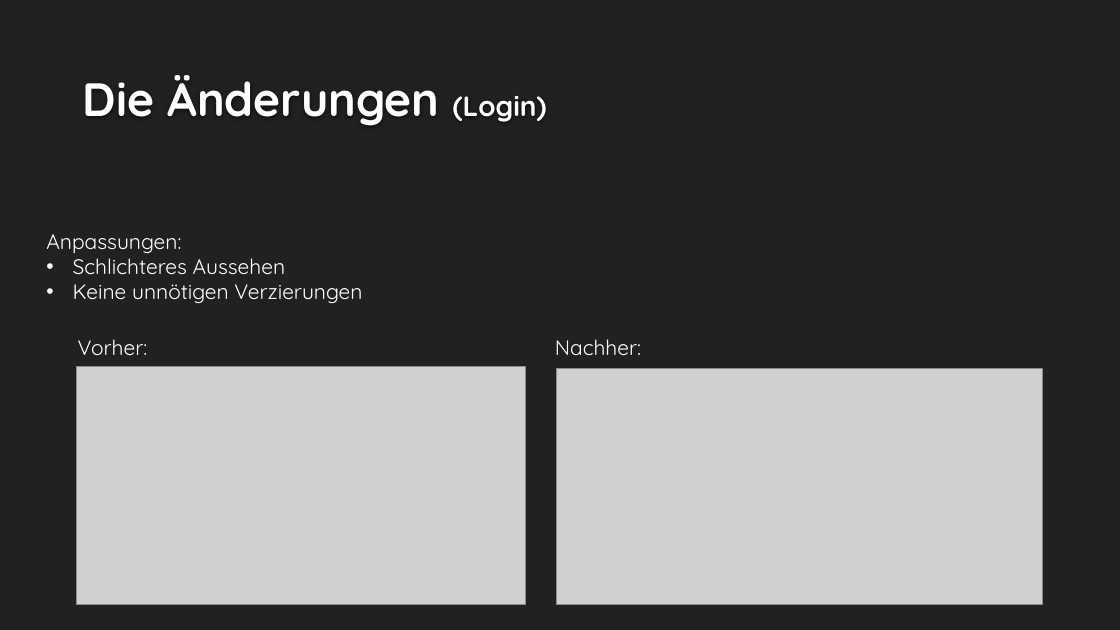
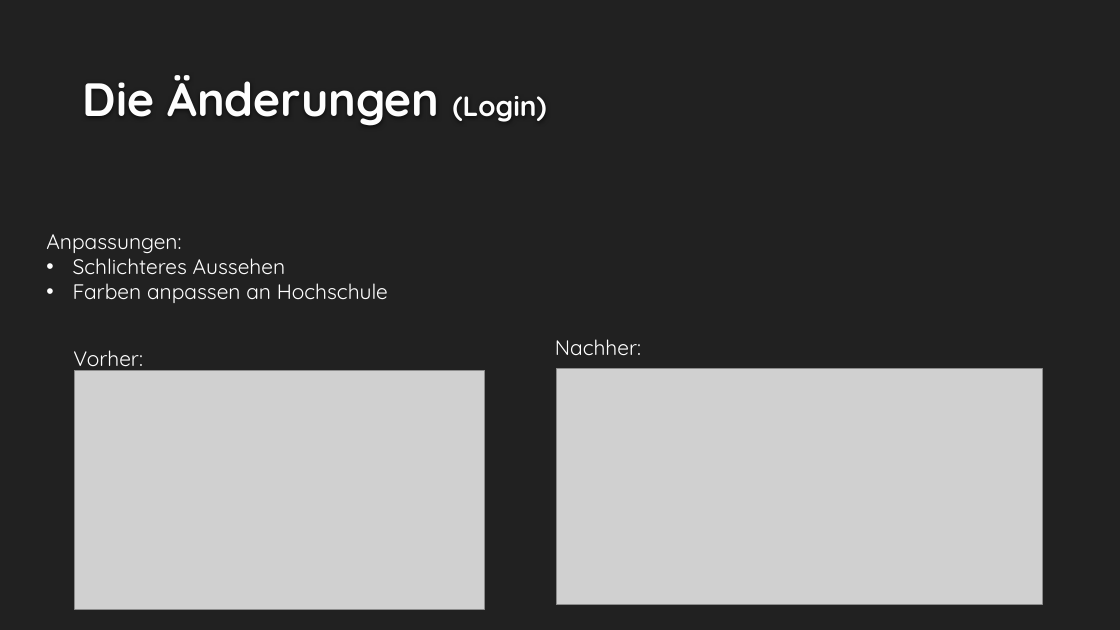
Before and after one commit to dasKamael/usability, a slide deck: slide 5 of Rate your Prof.pptx. Drawn at 1120x630 pixels with LibreOffice and Linux fonts; fonts in the diff are those of the drawing; grey boxes stand for pictures; background and template pictures are left out. Boxes give left, top, right and bottom in pixels: in the first picture for what was removed or moved away, otherwise in the second. Text is boxed around its words. In the diff, an @@ line names an element or a change of style, - is before the commit and + after.

```diff
--- a/Rate your Prof.pptx
+++ b/Rate your Prof.pptx
@@ text at [73,283,388,303]: text changed @@
-• Keine unnötigen Verzierungen
+• Farben anpassen an Hochschule
@@ text "Vorher:" rewrapped from [78,339,148,355] to [73,350,143,371] @@
@@ picture: place and size @@
-picture at [76,367,526,605]
+picture at [75,371,485,609]
```
Also in this commit, not shown: 1 other slide changed, 1 slide added, 1 other file.
